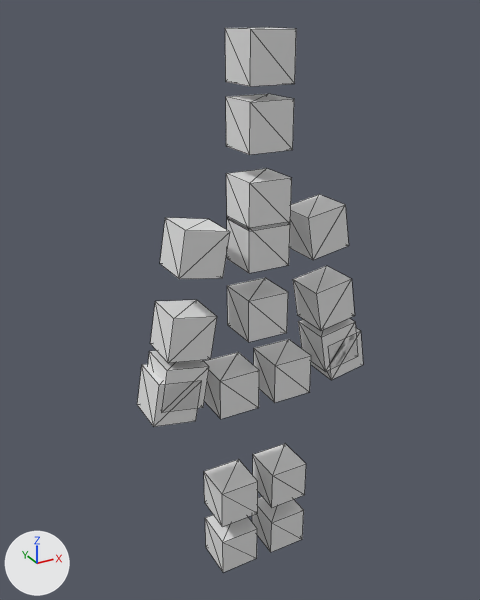
Before and after pictures for a commit that changed the glTF model games/chronoforge-dawn/docs/phase2-retry/.gate/canonical.glb.
The view is the same before and after, from a 50 mm lens placed at (-0.938, -1.596, 1.768), pointed at (-0.029, 0.056, 0.942). Every picture has the same lights, and +X, +Y and +Z are marked at lower left. The picture after the commit comes second. Mesh edges are drawn as thin lines. Vertices at exactly the same position are counted once.

The first picture shows 'FixtureBody'.
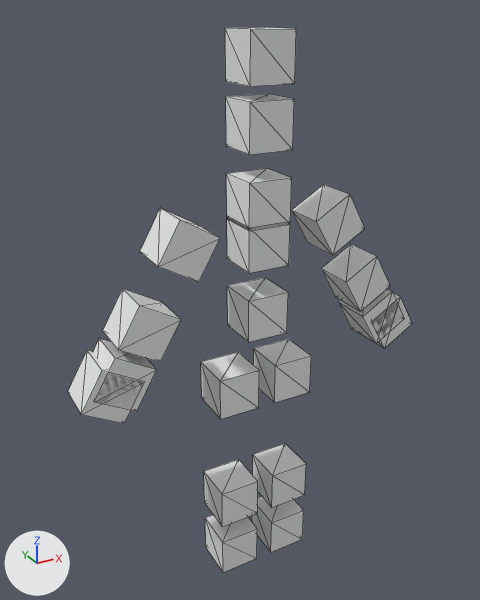
Changed parts and their boxes [x1, y1, x2, y2] in the pictures (480 x 600 px; the box of a moved part takes in the faces that stretch with it):
'FixtureBody', reshaped (52% wider): before [137, 27, 363, 572]; after [68, 27, 412, 572]
part 1 of me_cube_001, moved or reshaped: before [290, 195, 349, 260]; after [291, 185, 365, 255]
part 2 of me_cube_001, moved or reshaped: before [293, 266, 355, 331]; after [321, 244, 390, 312]
part 3 of me_cube_001, moved or reshaped: before [298, 318, 358, 372]; after [338, 289, 404, 344]
part 4 of me_cube_001, moved or reshaped: before [311, 328, 363, 380]; after [372, 293, 412, 348]
part 5 of me_cube_001, moved or reshaped: before [160, 218, 230, 279]; after [140, 208, 220, 282]
part 6 of me_cube_001, moved or reshaped: before [150, 300, 217, 363]; after [103, 289, 181, 362]
part 7 of me_cube_001, moved or reshaped: before [148, 351, 209, 412]; after [93, 338, 157, 412]
part 8 of me_cube_001, moved or reshaped: before [137, 364, 201, 427]; after [68, 350, 143, 424]

Diff of the bpy script that builds the scene:
```diff
--- a/games/chronoforge-dawn/docs/phase2-retry/.gate/canonical.glb.py
+++ b/games/chronoforge-dawn/docs/phase2-retry/.gate/canonical.glb.py
@@ me_cube_001 @@
 # used by ob_fixturebody; location = (0.0, 0.0, 0.0)
-me_cube_001.from_pydata(...)  # 152 vertices, 228 faces; spans x -0.38..0.38, y -0.07..0.07, z 0.0..1.72
+me_cube_001.from_pydata(...)  # 152 vertices, 228 faces; spans x -0.58..0.58, y -0.07..0.07, z 0.0..1.72
+# me_cube_001 part 1: the loose piece of 8 vertices spanning x 0.13..0.28, y -0.07..0.07, z 1.08..1.24 is turned -20 degrees about the y axis through its middle, then moved by (0.04, 0.0, 0.02)
+# me_cube_001 part 2: the loose piece of 8 vertices spanning x 0.17..0.33, y -0.07..0.07, z 0.84..0.99 is turned -20 degrees about the y axis through its middle, then moved by (0.12, 0.0, 0.05)
+# me_cube_001 part 3: the loose piece of 8 vertices spanning x 0.2..0.35, y -0.07..0.07, z 0.68..0.84 is turned -20 degrees about the y axis through its middle, then moved by (0.18, 0.0, 0.06)
+# me_cube_001 part 4: the loose piece of 8 vertices spanning x 0.22..0.38, y -0.07..0.07, z 0.64..0.8 is turned -20 degrees about the y axis through its middle, then moved by (0.19, 0.0, 0.08)
+# me_cube_001 part 5: the loose piece of 8 vertices spanning x -0.28..-0.13, y -0.07..0.07, z 1.08..1.24 is turned 20 degrees about the y axis through its middle, then moved by (-0.04, 0.0, 0.02)
+# me_cube_001 part 6: the loose piece of 8 vertices spanning x -0.33..-0.17, y -0.07..0.07, z 0.84..0.99 is turned 20 degrees about the y axis through its middle, then moved by (-0.12, 0.0, 0.05)
+# me_cube_001 part 7: the loose piece of 8 vertices spanning x -0.35..-0.2, y -0.07..0.07, z 0.68..0.84 is turned 20 degrees about the y axis through its middle, then moved by (-0.18, 0.0, 0.06)
+# me_cube_001 part 8: the loose piece of 8 vertices spanning x -0.38..-0.22, y -0.07..0.07, z 0.64..0.8 is turned 20 degrees about the y axis through its middle, then moved by (-0.19, 0.0, 0.08)
```
